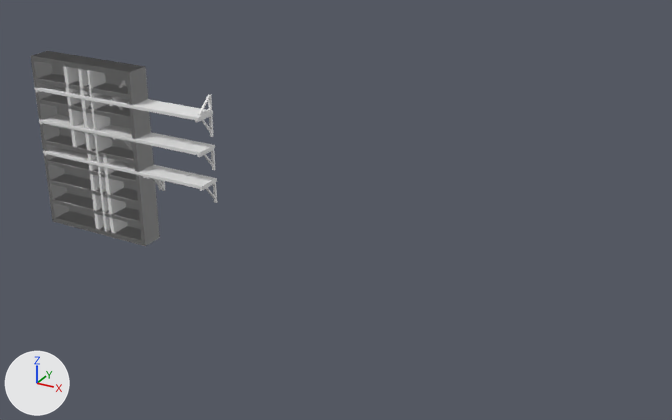
Before and after pictures for a commit that changed the Blender file IMAGINE/ItemsEscenario2/Estanterias.blend.
Camera for both pictures: a 50 mm camera at (6.25, -5.98, 3.65) aimed at (2.95, 0.01, 0.66). Every picture has the same lights, and +X, +Y and +Z are marked at lower left.

The first picture shows 'EstanteriaPared1', 'EstanteriaPared2', 'EstanteriaPared3', 'EstanteriaPared4', 'EstanteríaPie1', 'EstanteríaPie2', 'EstanteríaPie3', 'EstanteríaPie4', 'EstanteríaPie5'.
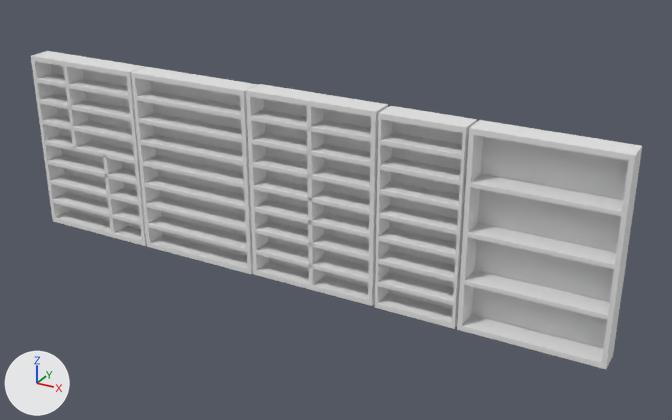
Where the change shows, as pixel boxes (x1, y1, x2, y2) in the pictures (672 x 420 px):
'EstanteríaPie4', moved: before (31, 51, 160, 246); after (457, 120, 642, 369)
'EstanteríaPie2', moved: before (37, 69, 140, 229); after (246, 84, 388, 306)
'EstanteríaPie5', moved: before (31, 51, 113, 234); after (375, 106, 477, 329)
'EstanteríaPie1', moved: before (42, 100, 137, 198); after (131, 67, 258, 274)
'EstanteriaPared3', hidden: before (39, 114, 215, 170)
'EstanteriaPared4', hidden: before (34, 80, 214, 137)
'EstanteriaPared2', hidden: before (146, 166, 217, 203)
'EstanteriaPared1', hidden: before (43, 147, 162, 190)
'EstanteríaPie3', unchanged, uncovered by the edit: before (63, 66, 128, 233); after (31, 51, 147, 246)

Edits to the bpy script that builds the scene:
```text
Change ob_estanteríapie1:
    ob_estanteríapie1.location: (0.0, 0.0, 0.0) -> (1.135, 0.0, 0.0)
Change ob_estanteríapie2:
    ob_estanteríapie2.location: (0.0, 0.0, 0.0) -> (2.275, 0.0, 0.007)
Change ob_estanteríapie4:
    ob_estanteríapie4.location: (0.0, 0.0, 0.0) -> (4.112, 0.0, 0.0)
Change ob_estanteríapie5:
    ob_estanteríapie5.location: (0.0, 0.0, 0.0) -> (3.417, 0.0, 0.0)
Change ob_estanteriapared1:
    add ob_estanteriapared1.hide_set(True)  # its collection is switched off
Change ob_estanteriapared2:
    add ob_estanteriapared2.hide_set(True)  # its collection is switched off
Change ob_estanteriapared3:
    add ob_estanteriapared3.hide_set(True)  # its collection is switched off
Change ob_estanteriapared4:
    add ob_estanteriapared4.hide_set(True)  # its collection is switched off
```
